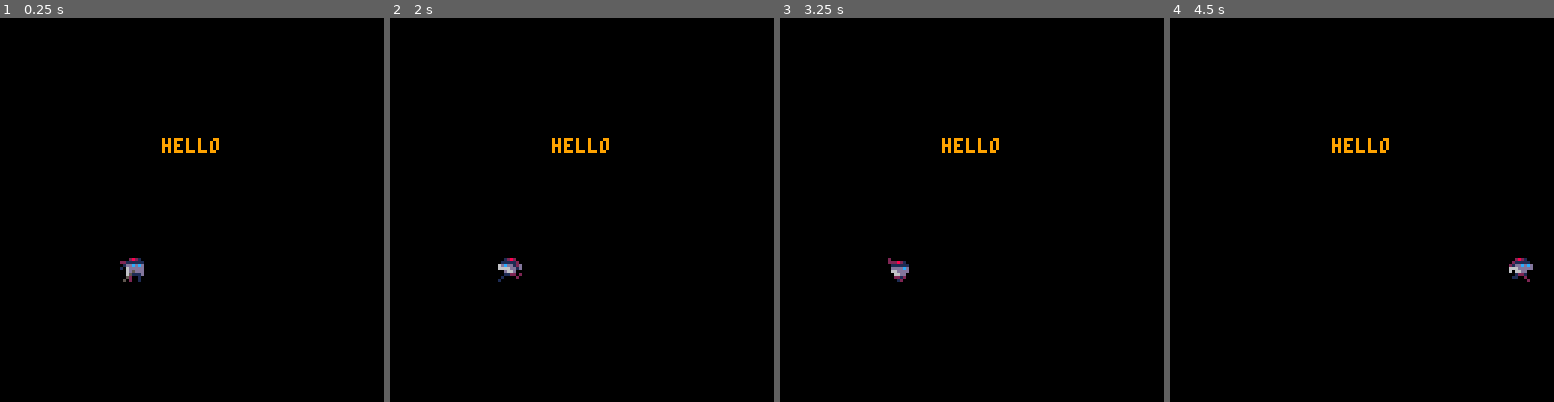
Above: before the commit, frames 1-4 (left to right).
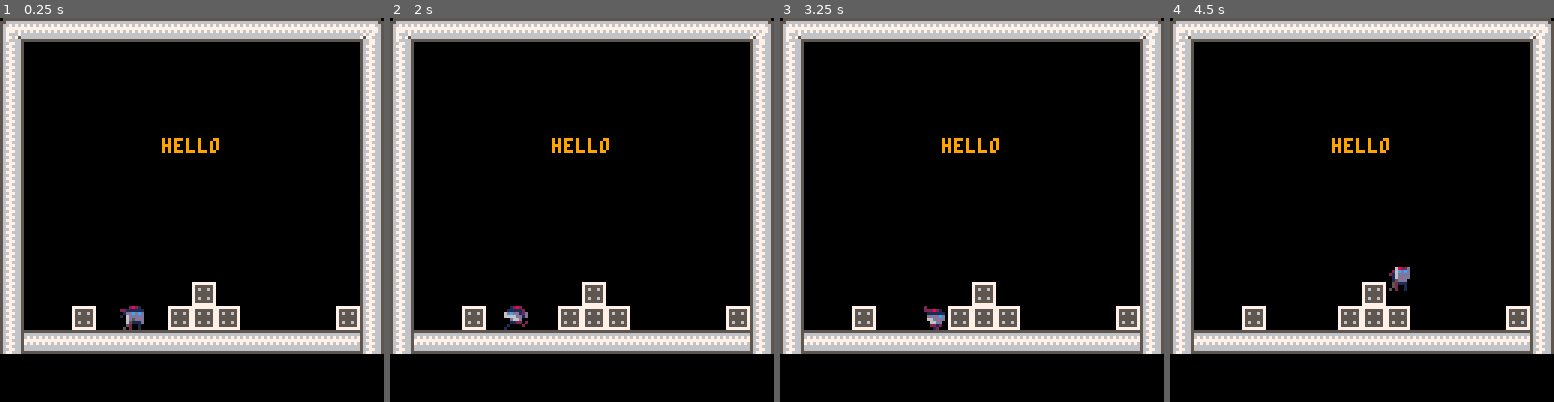
Above: after the commit, the same moments.

Repository: PedroMR/pico8
Game: PICO-8 cartridge tbj/jump.p8
The game is run twice, just before and just after one commit, with the same random seed, the same clock (stepped at 60 frames per second) and the same inputs.
Inputs:
- Up to frame 1 (0.25 s): no input
- Up to frame 2 (2 s): hold Left from 1.97 s (still down)
- Up to frame 3 (3.25 s): release Left at 2.37 s; hold Right from 2.87 s (still down)
- Up to frame 4 (4.5 s): release Right at 3.53 s; hold Up 3.58-4.08 s; hold Right from 4.13 s (still down)

The runs differ from the first frame. In frame 1, 25% of the frame differs, in the area x 0-100%, y 0-88%; in frame 2, 25%; in frame 3, 25%; in frame 4, 25%.

Commit message:
Collisions

Diff:
--- a/tbj/jump.p8
+++ b/tbj/jump.p8
@@ -48,6 +48,7 @@
 function _init()
  joex,joey=40,80
  joevy,joevx=0,0
+ joejustjumped=0
  lastjoevx=0
 	--direction and walk anim
 	north=1
@@ -224,34 +225,60 @@
   sixframe = (sixframe+1) % 6 -- six frame anims
   framedelay=maxdelay
  end
+ joejustjumped-=1
  if (joegnd()) joevx *= 0.5
  if (abs(joevx) < 0.2) joevx=0
- local dvx=0.5
- if (joegnd()) dvx=1.5
+ local dvx=0.25
+ if (joegnd()) dvx=1
  if btn(⬅️) then
   joevx-=dvx
  elseif btn(➡️) then
   joevx+=dvx
  end
- joevx=max(min(joevx,2),-2)
+ joevx=max(min(joevx,1),-1)
  joex+=joevx
+ if(joewall()) then
+	 joex=8*flr(joex/8+0.5)
+ end
  if btn(⬆️) then
   if joegnd() then
-   joevy=-5
+			joejustjumped=2
+   joevy=-3
   end
  end
  if joegnd() then
   if (joevy>0) joevy=0
  else
-  joevy=min(joevy+0.5,5)
+  joevy=min(joevy+0.25,5)
  end
  joey+=joevy
-
+ if (joegnd()) joey-=joey%8
  --old_update60()
 end
 
+function joewall()
+ local ty=(joey+4)/8
+ local tx=(joex+8)/8
+ local t=mget(tx,ty)
+ if (t>0) return true
+ tx-=1
+ t=mget(tx,ty)
+ if (t>0) return true
+ return false
+end
+
 function joegnd()
- return joey>=80
+ local ty=joey/8+1
+ local tx=(joex+4)/8
+ local t=mget(tx,ty)
+
+ if(t>0) then
+--  joey=(ty-1)*8
+  return true
+ end
+ return false
+-- if (joey>=96) joey=96
+-- return joey>=96
 end
 
 function old_update60()
@@ -369,17 +396,23 @@
 -------------------------------
 function _draw()
  cls()
+ map()
  printc("hello",40,9)
 
  local jf=false
  local jw,jh=1,1
  frame=(128+twoframe)
  jf = (lastjoevx<0)
+ if not joegnd() then
+	 frame=130
+  if (joejustjumped<=0) frame+=1
+ end
  if abs(joevx)>0 then
   if joegnd() then
   	frame=144+fourframe
   else
-   frame=130+twoframe
+   frame=130
+   if (joejustjumped<=0) frame+=1
   end
   if (joevx<0) jf=true
  end
@@ -1543,103 +1576,118 @@
 __gff__
 000101010181010001000000000000000000000000000000000000000000020000000000000000000000000000000000000000000000000000000000000000000000000000000c0000040400000000000000000000000000000000000000000000000000000000000c0c00000000000000000001000000000000000001000000
 0000000000000000000001010000000000000000000000000000000000000000000000000000000000000000000000000000000000000000000000000000000000000000000000000000000000000000000000000000000000000000000000000000000000000000000000000000000000000000000000000000000000000000
-…(100 lines of a section not shown)…
+__map__
+8c8d8d8d8d8d8d8d8d8d8d8d8d8d8d8e00000000000000000000000000000000000000000000000000000000000000000000000000000000000000000000000000000000000000000000000000000000000000000000000000000000000000000000000000000000000000000000000000000000000000000000000000000000
+9c00000000000000000000000000009c00000000000000000000000000000000000000000000000000000000000000000000000000000000000000000000000000000000000000000000000000000000000000000000000000000000000000000000000000000000000000000000000000000000000000000000000000000000
+9c00000000000000000000000000009c00000000000000000000000000000000000000000000000000000000000000000000000000000000000000000000000000000000000000000000000000000000000000000000000000000000000000000000000000000000000000000000000000000000000000000000000000000000
+9c00000000000000000000000000009c00000000000000000000000000000000000000000000000000000000000000000000000000000000000000000000000000000000000000000000000000000000000000000000000000000000000000000000000000000000000000000000000000000000000000000000000000000000
+9c00000000000000000000000000009c00000000000000000000000000000000000000000000000000000000000000000000000000000000000000000000000000000000000000000000000000000000000000000000000000000000000000000000000000000000000000000000000000000000000000000000000000000000
+9c00000000000000000000000000009c00000000000000000000000000000000000000000000000000000000000000000000000000000000000000000000000000000000000000000000000000000000000000000000000000000000000000000000000000000000000000000000000000000000000000000000000000000000
+9c00000000000000000000000000009c00000000000000000000000000000000000000000000000000000000000000000000000000000000000000000000000000000000000000000000000000000000000000000000000000000000000000000000000000000000000000000000000000000000000000000000000000000000
+9c00000000000000000000000000009c00000000000000000000000000000000000000000000000000000000000000000000000000000000000000000000000000000000000000000000000000000000000000000000000000000000000000000000000000000000000000000000000000000000000000000000000000000000
+9c00000000000000000000000000009c00000000000000000000000000000000000000000000000000000000000000000000000000000000000000000000000000000000000000000000000000000000000000000000000000000000000000000000000000000000000000000000000000000000000000000000000000000000
+9c00000000000000000000000000009c00000000000000000000000000000000000000000000000000000000000000000000000000000000000000000000000000000000000000000000000000000000000000000000000000000000000000000000000000000000000000000000000000000000000000000000000000000000
+9c00000000000000000000000000009c00000000000000000000000000000000000000000000000000000000000000000000000000000000000000000000000000000000000000000000000000000000000000000000000000000000000000000000000000000000000000000000000000000000000000000000000000000000
+9c00000000000000ba0000000000009c00000000000000000000000000000000000000000000000000000000000000000000000000000000000000000000000000000000000000000000000000000000000000000000000000000000000000000000000000000000000000000000000000000000000000000000000000000000
+9c0000ba000000bababa00000000ba9c00000000000000000000000000000000000000000000000000000000000000000000000000000000000000000000000000000000000000000000000000000000000000000000000000000000000000000000000000000000000000000000000000000000000000000000000000000000
+9c8d8d8d8d8d8d8d8d8d8d8d8d8d8d9c00000000000000000000000000000000000000000000000000000000000000000000000000000000000000000000000000000000000000000000000000000000000000000000000000000000000000000000000000000000000000000000000000000000000000000000000000000000
+…(100 lines of a section not shown)…
